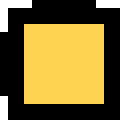
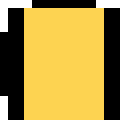
Revision of a layered 128 x 128 image; what changed, layer by layer:
added layer "button_vertical_borderless_gold" above "StretchAreas" over [24,8,104,120]
painted on "StretchAreas" over [64,8,96,16]
hid "border" over [24,8,104,120]
